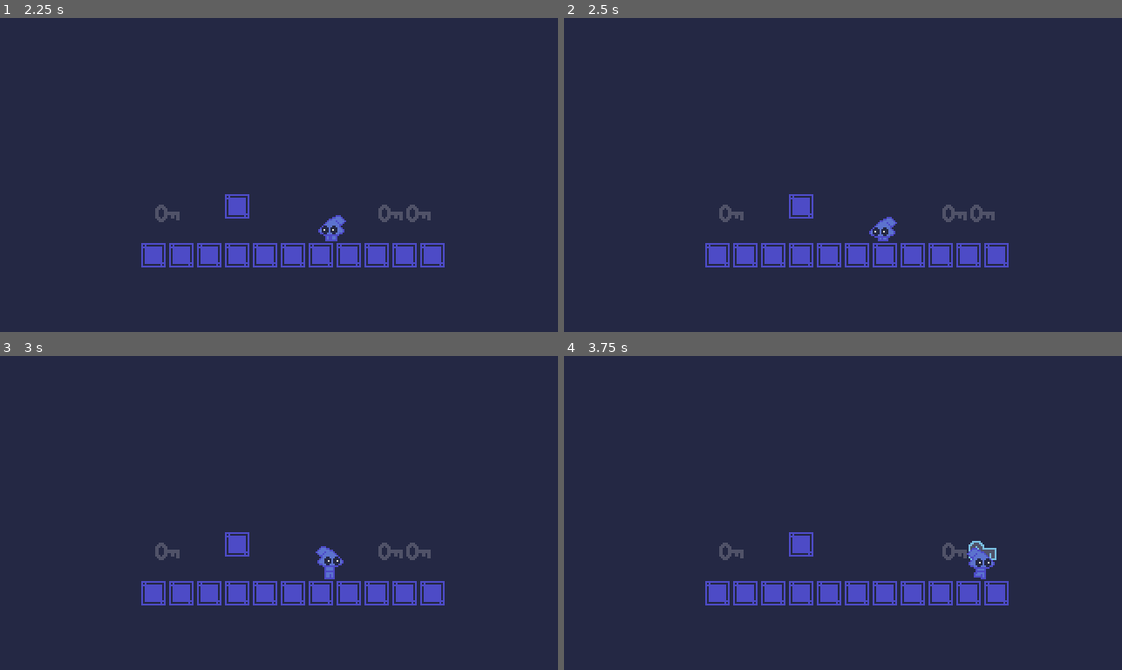
Above: before the commit, frames 1-4 (two rows, left to right).
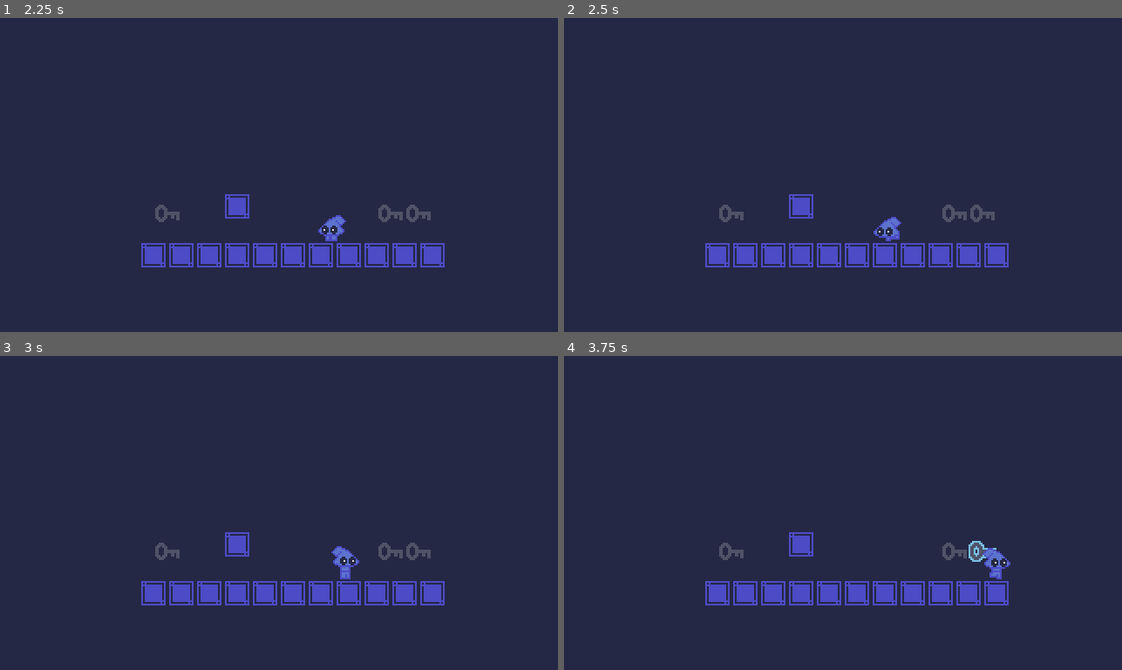
Above: after the commit, the same moments.

Repository: dw3nt/palette-jam-2-break
Game: Godot game, scene res://Main.tscn
The game is run twice, just before and just after one commit, with the same random seed, the same clock (stepped at 60 frames per second) and the same inputs.
Inputs:
- Up to frame 1 (2.25 s): hold S (crouch) 0.53-1.28 s; hold D (move_right) 0.53-2.03 s; tap Space (jump) at 0.77, 1.52 s; tap Shift (throw) at 0.8, 1.35 s; tap S (crouch) at 1.55 s; hold A (move_left) from 2.03 s (still down); hold S (crouch) from 2.03 s (still down)
- Up to frame 2 (2.5 s): keep holding A (move_left); keep holding S (crouch); tap Shift (throw) at 2.3 s
- Up to frame 3 (3 s): release A (move_left) at 2.78 s; release S (crouch) at 2.78 s; hold D (move_right) from 2.78 s (still down); tap E (interact) at 2.85 s
- Up to frame 4 (3.75 s): keep holding D (move_right); tap Space (jump) at 3.02 s; tap S (crouch) at 3.05 s; hold Shift (throw) from 3.53 s (still down)

Frame 1 is identical in both runs. In frame 2, 0.2% of the frame differs, in the area x 54-61%, y 63-72%; in frame 3, 0.5%, in the area x 56-65%, y 60-72%; in frame 4, 0.5%.
Error after the commit: Invalid call. Nonexistent function 'throw' in base 'Nil'. (res://characters/player/Throw.gd:13)

Commit message:
player can throw while crouched

Diff:
--- a/characters/player/Crouch.gd
+++ b/characters/player/Crouch.gd
@@ -12,6 +12,9 @@
 	if event.is_action_pressed("move_right") || event.is_action_pressed("move_left"):
 		fsm.change_state("CrouchRun")
 
+	if event.is_action_pressed("throw"):
+		fsm.change_state("WindUp", { "isCrouched" : true })
+
 
 func physics_process(delta : float) -> void:
 	if fsm.velocity.x != 0:
--- a/characters/player/CrouchRun.gd
+++ b/characters/player/CrouchRun.gd
@@ -8,6 +8,9 @@
 func input(event) -> void:
 	if event.is_action_released("crouch"):
 		fsm.change_state("Run")
+
+	if event.is_action_pressed("throw"):
+		fsm.change_state("WindUp", { "isCrouched" : true })
 
 
 func physics_process(delta : float) -> void:
--- a/characters/player/Player.tscn
+++ b/characters/player/Player.tscn
@@ -67,6 +67,38 @@
 "values": [ 17, 18, 19, 20 ]
 }
 
+[sub_resource type="Animation" id=12]
+resource_name = "crouch_throw"
+length = 0.1
+tracks/0/type = "value"
+tracks/0/path = NodePath("Sprite:frame")
+tracks/0/interp = 1
+tracks/0/loop_wrap = true
+tracks/0/imported = false
+tracks/0/enabled = true
+tracks/0/keys = {
+"times": PoolRealArray( 0 ),
+"transitions": PoolRealArray( 1 ),
+"update": 1,
+"values": [ 22 ]
+}
+
+[sub_resource type="Animation" id=13]
+resource_name = "crouch_wind_up"
+length = 0.1
+tracks/0/type = "value"
+tracks/0/path = NodePath("Sprite:frame")
+tracks/0/interp = 1
+tracks/0/loop_wrap = true
+tracks/0/imported = false
+tracks/0/enabled = true
+tracks/0/keys = {
+"times": PoolRealArray( 0 ),
+"transitions": PoolRealArray( 1 ),
+"update": 1,
+"values": [ 21 ]
+}
+
 [sub_resource type="Animation" id=3]
 resource_name = "idle"
 length = 0.5
@@ -181,7 +213,7 @@
 [node name="Sprite" type="Sprite" parent="."]
 position = Vector2( 0, -9 )
 texture = ExtResource( 1 )
-hframes = 21
+hframes = 23
 
 [node name="StandCollision" type="CollisionShape2D" parent="." groups=["player_collision"]]
 position = Vector2( 0, -7 )
@@ -196,6 +228,8 @@
 anims/RESET = SubResource( 2 )
 anims/crouch = SubResource( 7 )
 anims/crouch_run = SubResource( 8 )
+anims/crouch_throw = SubResource( 12 )
+anims/crouch_wind_up = SubResource( 13 )
 anims/idle = SubResource( 3 )
 anims/jump_down = SubResource( 5 )
 anims/jump_up = SubResource( 6 )
--- a/characters/player/Throw.gd
+++ b/characters/player/Throw.gd
@@ -1,10 +1,13 @@
 extends PlayerState
+
+var throwAnim = "throw"
 
 onready var timer = $Timer as Timer
 
 
 func enter_state(params : Dictionary = {}) -> void:
-	fsm.anim.play("throw")
+	throwAnim = params.throwAnim
+	fsm.anim.play(throwAnim)
 	timer.start()
 
 	fsm.get_parent().heldItem.throw(params.scale, params.scale)
@@ -19,4 +22,7 @@
 
 
 func _on_Timer_timeout() -> void:
-	fsm.change_state("Idle")
+	if throwAnim == "crouch_throw" && Input.is_action_pressed("crouch"):
+		fsm.change_state("Crouch")
+	else:
+		fsm.change_state("Idle")
--- a/characters/player/WindUp.gd
+++ b/characters/player/WindUp.gd
@@ -2,19 +2,26 @@
 
 const WIND_UP_ITEM_POS := Vector2(-8, -6)
 
+var throwAnim : String = "throw"
+
 onready var timer = $Timer as Timer
 
 
-func enter_state(_params : Dictionary = {}) -> void:
+func enter_state(params : Dictionary = {}) -> void:
+	if params.keys().has("isCrouched") && params.isCrouched:
+		fsm.anim.play("crouch_wind_up")
+		throwAnim = "crouch_throw"
+	else:
+		fsm.anim.play("wind_up")
+		throwAnim = "throw"
+
 	timer.start()
-	fsm.anim.play("wind_up")
-
 	fsm.heldItemPos.position.x *= -1 if fsm.sprite.flip_h else 1
 
 
 func input(event) -> void:
 	if event.is_action_released("throw"):
-		fsm.change_state("Throw", { "scale" : calculateThrowScale()})
+		fsm.change_state("Throw", { "scale" : calculateThrowScale(), "throwAnim" : throwAnim})
 
 	if event.is_action_pressed("move_right"):
 		handleFacing(1)
@@ -23,6 +30,13 @@
 	if event.is_action_pressed("move_left"):
 		handleFacing(-1)
 		faceWindUp()
+
+	if event.is_action_pressed("crouch"):
+		fsm.anim.play("crouch_wind_up")
+		throwAnim = "crouch_throw"
+	elif event.is_action_released("crouch"):
+		fsm.anim.play("wind_up")
+		throwAnim = "throw"
 
 
 func physics_process(delta : float) -> void:
Binary file changed: assets/images/characters/player.png
Binary file changed: assets/images/player.aseprite
Not shown: 1 places in characters/player/Player.tscn that only renumber resources
